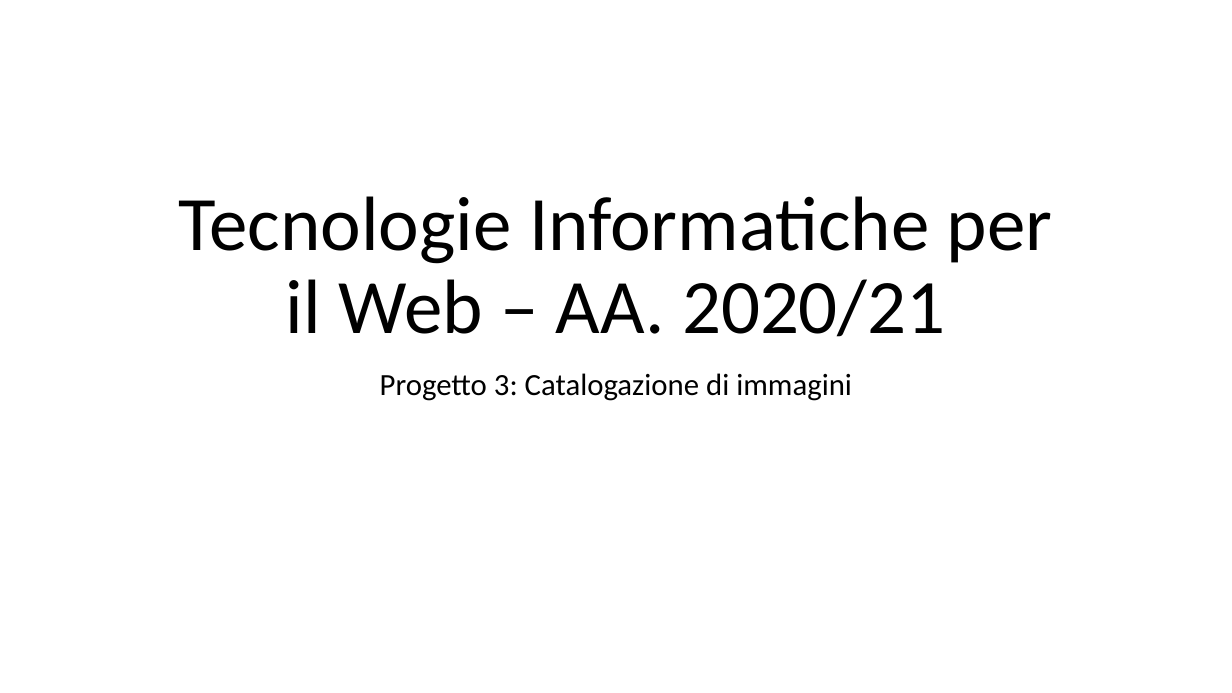
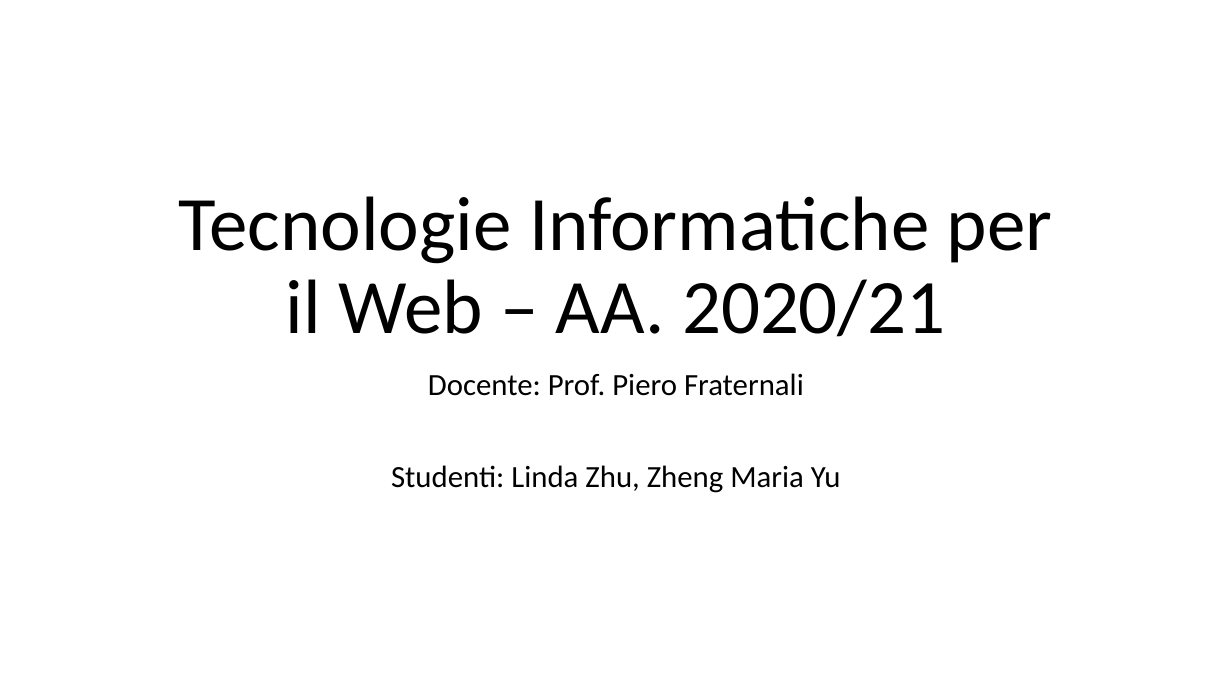
Before and after one commit to Trixyz28/TIW-ImgCatalog, a slide deck: slide 1 of Documents/TIWProject.pptx. Drawn at 1232x693 pixels with LibreOffice and Linux fonts; fonts in the diff are those of the drawing. Boxes give left, top, right and bottom in pixels: in the first picture for what was removed or moved away, otherwise in the second. Text is boxed around its words. In the diff, an @@ line names an element or a change of style, - is before the commit and + after.

```diff
--- a/Documents/TIWProject.pptx
+++ b/Documents/TIWProject.pptx
@@ subtitle at <box>391,373,841,493</box>: text changed @@
-Progetto 3: Catalogazione di immagini
+Docente: Prof. Piero Fraternali
+Studenti: Linda Zhu, Zheng Maria Yu
```
Also in this commit, not shown: 1 other slide changed, 10 slides added, 6 other files.
